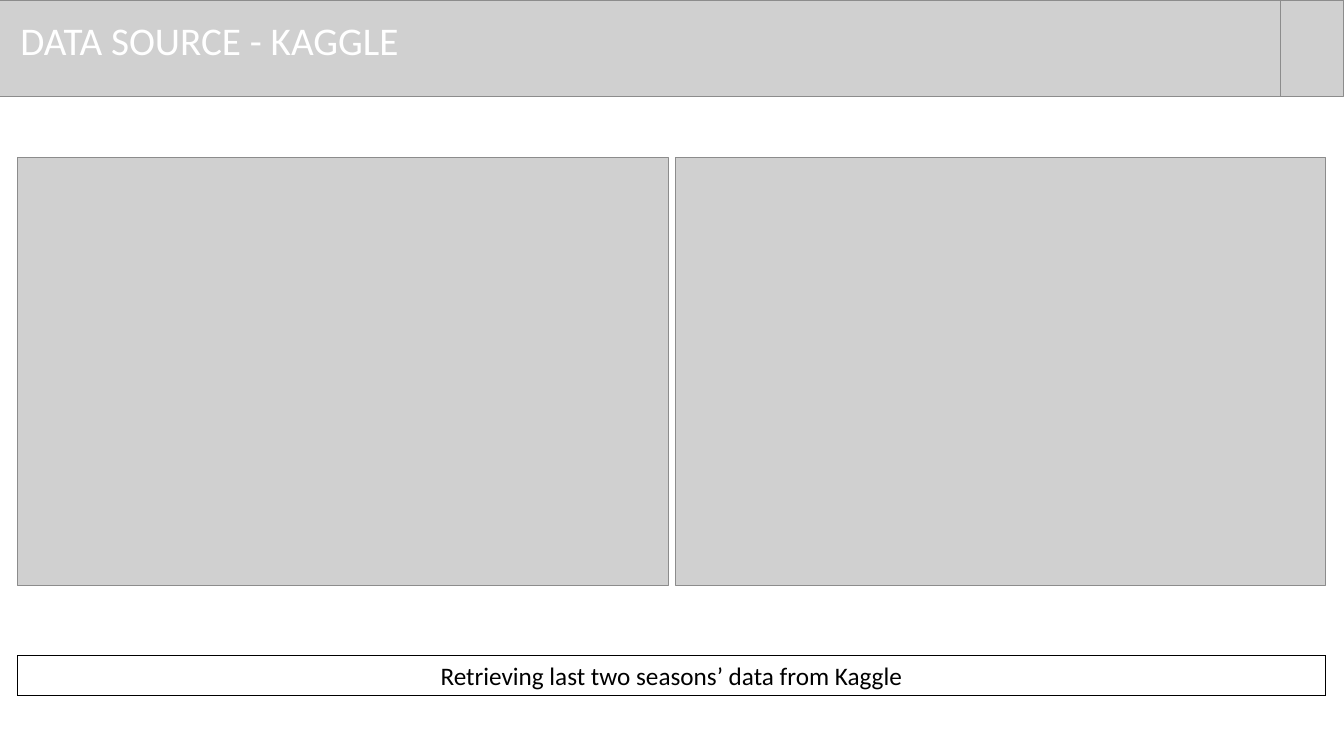
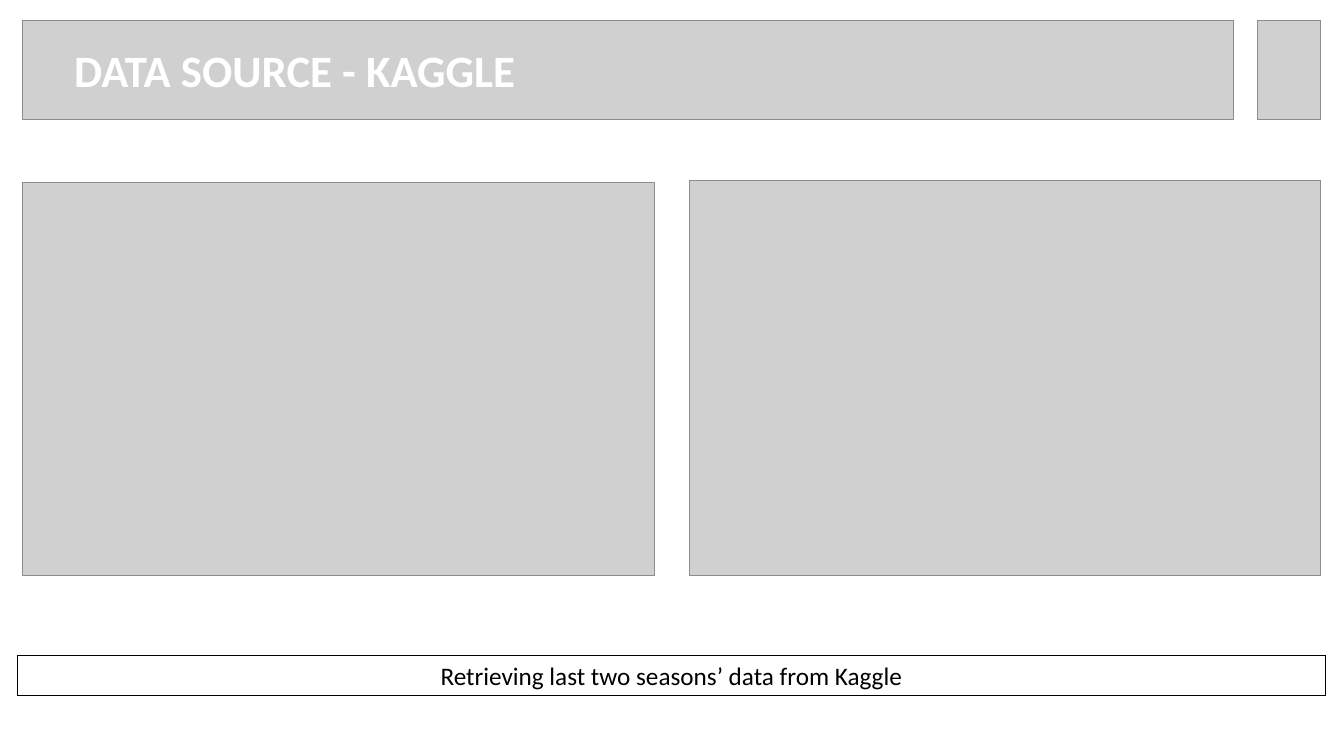
Before and after one commit to rmertoztop/project_4, a slide deck: slide 4 of Resources/NBA Project PPT.pptx. Drawn at 1344x756 pixels with LibreOffice and Linux fonts; fonts in the diff are those of the drawing; grey boxes stand for pictures. Boxes give left, top, right and bottom in pixels: in the first picture for what was removed or moved away, otherwise in the second. Text is boxed around its words. In the diff, an @@ line names an element or a change of style, - is before the commit and + after.

```diff
--- a/Resources/NBA Project PPT.pptx
+++ b/Resources/NBA Project PPT.pptx
@@ picture resized from (x1=0, y1=0, x2=1280, y2=96) to (x1=23, y1=20, x2=1234, y2=119) @@
@@ picture moved from (x1=1280, y1=0, x2=1344, y2=96) to (x1=1258, y1=20, x2=1322, y2=119) @@
@@ text "DATA SOURCE - KAGGLE" moved from (x1=20, y1=30, x2=399, y2=55) to (x1=74, y1=58, x2=515, y2=87) @@
@@ text "DATA SOURCE - KAGGLE" at (x1=74, y1=58, x2=515, y2=87): size 28 to 32 pt, bold on @@
@@ picture resized from (x1=17, y1=157, x2=668, y2=586) to (x1=23, y1=182, x2=654, y2=577) @@
@@ picture resized from (x1=677, y1=157, x2=1327, y2=586) to (x1=690, y1=180, x2=1321, y2=575) @@
```
Also in this commit, not shown: 7 other slides changed, 3 slides added, 11 slides removed, 1 other file.
